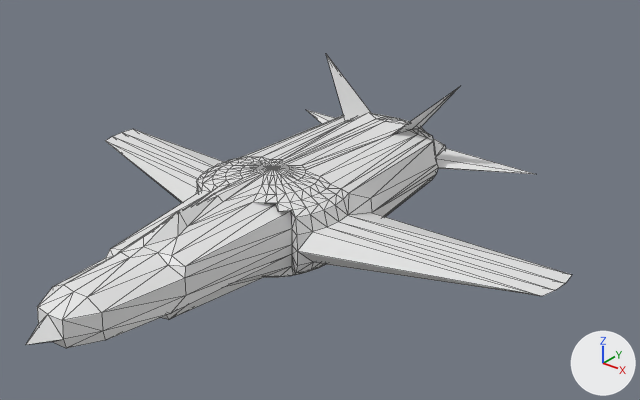
Renders of the COLLADA model art/meshes/structural/F-35.dae from each side of a commit.
One viewpoint serves both versions: a 50 mm camera at (32.0, -35.6, 26.5) aimed at (2.7, 1.0, 3.8). Arrows for +X, +Y and +Z are at lower right; the lights stay in place. Mesh edges are drawn as thin lines.
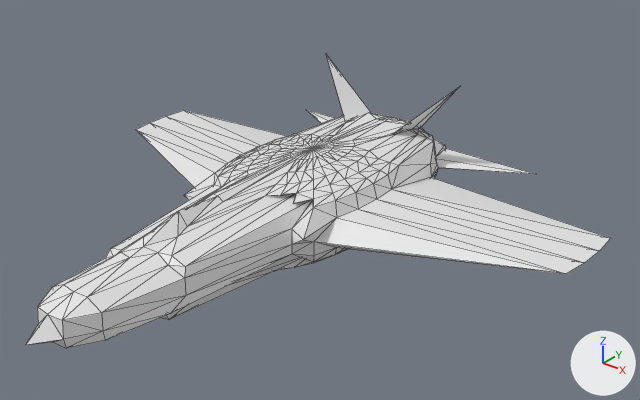
What changed in the scene script:
```text
Change me_sphere:
    used by ob_sphere; location = (0.0, 0.0, 2.5); rotation_euler = (0.0, 0.0, -3.14), in degrees (0, 0, -180); scale = (5.0, 5.0, 5.0)
    remove me_sphere.from_pydata(...)  # 482 vertices, 960 faces; spans x -3.48..3.49, y -3.04..3.49, z -0.65..1.21
    add me_sphere.from_pydata(...)  # 482 vertices, 960 faces; spans x -17.45..17.38, y -17.44..15.18, z -0.74..8.55
    me_sphere part 1: 482 of 482 vertices moved; they spanned x -3.48..3.49, y -3.04..3.49, z -0.65..1.21 and now span x -17.45..17.38, y -17.44..15.18, z -0.74..8.55; mean shift (0.01, 3.95, 2.55); largest move (3.47, -0.79, 0.0) -> (-17.35, 9.05, 2.5)
Change ob_sphere:
    ob_sphere.rotation_euler: (0.0, 0.0, -3.14) -> (0.0, 0.0, 0.0)  # degrees (0, 0, -180) -> degrees (0, 0, 0)
    ob_sphere.scale: (5.0, 5.0, 5.0) -> (1.0, 1.0, 1.0)
    ob_sphere.location: (0.0, 0.0, 2.5) -> (0.0, 0.0, 0.0)
```

What differs and where, as boxes (x1, y1, x2, y2) in the pictures (640 x 400 px):
'Sphere', reshaped, moved, turned, rescaled
    before: (26, 54, 572, 348)
    after: (26, 54, 611, 348)
